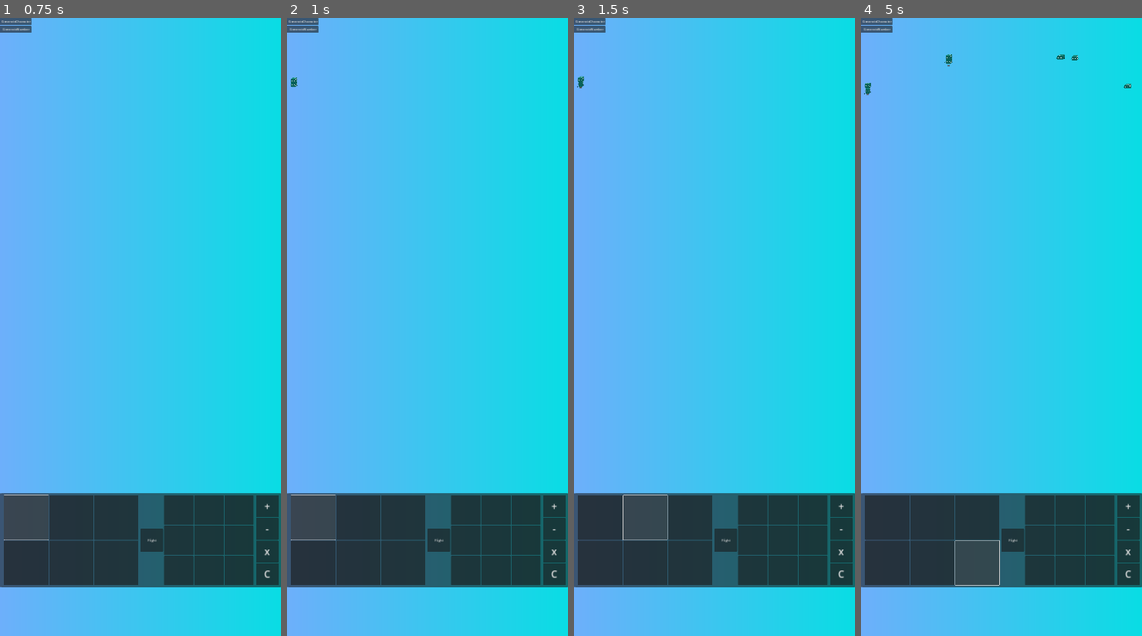
Above: before the commit, frames 1-4 (left to right).
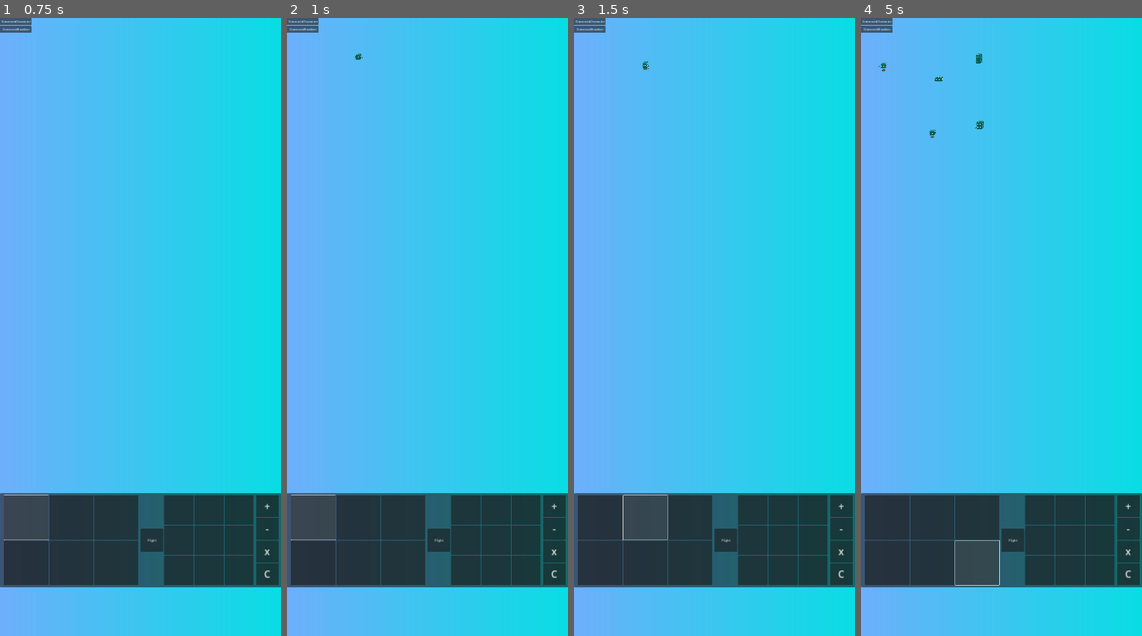
Above: after the commit, the same moments.

Repository: lst20082008/calculator
Game: Godot game, scene res://main.tscn
Same seed, same stepped clock (60 frames per second), same inputs: the game is played once before the commit and once after it. The engine's default icon, where the game draws it, is replaced by a stand-in: a white triangle on a blue panel in a dark square.
Inputs (mouse positions are in pixels of both pictures, inside the frame that each line leads up to):
- Up to frame 1 (0.75 s): click (25, 518) at 0.52 s
- Up to frame 2 (1 s): no input
- Up to frame 3 (1.5 s): click (644, 518) at 1.27 s
- Up to frame 4 (5 s): click (976, 518) at 2.02 s; click (886, 561) at 2.77 s; click (931, 561) at 3.52 s; click (976, 561) at 4.27 s

Frame 1 is identical in both runs. In frame 2, less than 0.1% of the frame differs, in the area x 1-27%, y 5-12%; in frame 3, less than 0.1%; in frame 4, 0.3%, in the area x 1-97%, y 5-20%.

Commit message:
1. bugfix     数字按钮以及技能按钮bug修复。同时现在没有默认选中功能，每次算术完成后需要重新选择。 2. Enemy Move&Attack     敌人现在会移动至城墙处并且攻击。 3. 新增城墙位置 4. 新增城墙血量，以及失败打印。 5. 新增技能策略     即技能释放位置

Diff:
--- a/GamePlayManager.gd
+++ b/GamePlayManager.gd
@@ -1,22 +1,22 @@
+class_name GamePlayManager
 extends Node
 
 @export var enemies: Array[PackedScene]
+@export var hp: int
 
 # Called when the node enters the scene tree for the first time.
 func _ready():
 	pass # Replace with function body.
 
-
 # Called every frame. 'delta' is the elapsed time since the previous frame.
 func _process(delta):
 	pass
 
-
 func _on_timer_timeout():
-	Generate_Enemy()
+	generate_enemy()
 	pass # Replace with function body.
 
-func Generate_Enemy():
+func generate_enemy():
 	var i = randi_range(0, enemies.size() - 1)
 	var new_enemy = enemies[i].instantiate()
 	var pos1 = $GeneratedPlace.get_point_position(0)
@@ -24,5 +24,35 @@
 	var x = randf_range(pos1.x, pos2.x)
 	var y = randf_range(pos1.y, pos2.y)
 	new_enemy.position = Vector2(x, y)
-	get_tree().current_scene.add_child(new_enemy)
+	get_tree().current_scene.find_child("Enemies").add_child(new_enemy)
 	pass
+
+func get_target_y():
+	print($WallPos.get_global_position()[1])
+	return $WallPos.get_global_position()[1]
+
+func get_damage(d):
+	hp = hp - d
+	if hp <= 0:
+		defeated()
+
+func defeated():
+	print("defeated")
+
+func victory():
+	print("victory")
+
+func find_skill_pos(strategy: Strategy.Strategy):
+	match strategy:
+		Strategy.Strategy.MostNear:
+			var enemies = get_tree().current_scene.find_child("Enemies").get_children()
+			var retval = null
+			for enemyNode in enemies:
+				if retval == null:
+					retval = enemyNode.position
+				else:
+					if enemyNode.position.y > retval.y:
+						retval = enemyNode.position
+			return retval
+		_:
+			return Vector2(0, 0)
--- a/Scripts/BottomPanelManageer.gd
+++ b/Scripts/BottomPanelManageer.gd
@@ -12,10 +12,9 @@
 
 # Called when the node enters the scene tree for the first time.
 func _ready():
-	sc.selected_changed.connect(_skill_changed)
-	nc.selected_changed.connect(_number_changed)
-	oc.selected_changed.connect(_operator_changed)
-
+	sc.item_clicked.connect(_skill_changed)
+	nc.item_clicked.connect(_number_changed)
+	oc.item_clicked.connect(_operator_changed)
 	selected_number = -1
 	selected_operator = null
 
@@ -28,11 +27,16 @@
 	nc._erase(selected_number_index)
 	selected_number = -1
 	selected_number_index = -1
-	get_tree().current_scene.add_child(skill.skillObject.instantiate())
+	var skillObject = skill.skillObject.instantiate()
+	skillObject.skill = skill
+	skillObject.targetPos = get_tree().current_scene.find_child("GamePlayManager").find_skill_pos(skill.skillStrategy)
+	get_tree().current_scene.add_child(skillObject)
 	print(skill)
 
 func _number_changed(num: int, idx: int):
 	var newNum: int
+	if idx == selected_number_index:
+		return
 	if selected_operator == null:
 		selected_number = num
 		selected_number_index = idx
@@ -53,8 +57,8 @@
 		print("and to update new num")
 		nc._erase(selected_number_index)
 		nc._update(idx, newNum)
-		selected_number = newNum
-		selected_number_index = idx
+		selected_number = -1
+		selected_number_index = -1
 		selected_operator = null
 	print(num)
 
--- a/Scripts/Enemy.gd
+++ b/Scripts/Enemy.gd
@@ -1,18 +1,46 @@
+class_name Enemy
 extends CharacterBody2D
 
-class_name Enemy
+@export var hp:int = 100
+@export var move_speed = 100
+@export var attack_range = 10
+@export var damage = 50
+@export var attack_cd = 2
+@export var move_rate = 1
 
-@export var hp:int = 100
-@export var move_speed = 10
+var canAttack:bool = true
+var targetY:int
+var timer:Timer
+var game_play_manager:GamePlayManager
 
 # Called when the node enters the scene tree for the first time.
 func _ready():
 	$AnimatedSprite2D.play("default")
-	pass # Replace with function body.
+	# setup timer
+	timer = Timer.new()
+	timer.wait_time = attack_cd
+	timer.one_shot = true
+	timer.connect("timeout", func(): canAttack = true)
+	add_child(timer)
+
+	# we need to get targetY here
+	game_play_manager = get_tree().current_scene.find_child("GamePlayManager")
+	targetY = game_play_manager.get_target_y()
 
 
 # Called every frame. 'delta' is the elapsed time since the previous frame.
 func _process(delta):
-	velocity = Vector2.UP * -1 * move_speed
-	move_and_slide()
-	pass
+	if (get_global_position()[1] + attack_range) >= targetY:
+		if canAttack:
+			# attack here
+			# $AnimatedSprite2D.play("attack")
+			# damage hp
+			print("attack")
+			game_play_manager.get_damage(damage)
+			canAttack = false
+			timer.start()
+			pass
+	else:
+		velocity = Vector2.UP * -1 * move_speed * move_rate
+		move_and_slide()
+		pass
--- a/Scripts/Resource/Character.gd
+++ b/Scripts/Resource/Character.gd
@@ -1,5 +1,5 @@
+class_name Character
 extends Resource
-class_name Character
 
 @export var hp : int
 @export var attack : int
--- a/Scripts/Resource/Skill.gd
+++ b/Scripts/Resource/Skill.gd
@@ -1,6 +1,7 @@
+class_name Skill
 extends Resource
-class_name Skill
 
 @export var sp : int
 @export var img : Texture2D
 @export var skillObject : PackedScene
+@export var skillStrategy : Strategy.Strategy
--- /dev/null
+++ b/Scripts/Strategy.gd
@@ -0,0 +1,7 @@
+class_name Strategy
+extends Node2D
+
+enum Strategy {
+	MostNear,
+	MostDense,
+}
--- a/Scripts/UI/BaseClickableGridContainer.gd
+++ b/Scripts/UI/BaseClickableGridContainer.gd
@@ -1,11 +1,11 @@
+class_name BaseClickableGridContainer
 extends GridContainer
-
-class_name BaseClickableGridContainer
 
 @export var grid_num: int
 @export var buttonType: PackedScene
 
 signal selected_changed(current_selected_data, current_selected_index)
+signal item_clicked(current_selected_data, current_selected_index)
 
 var selected_n: int
 var data_list: Array = []
@@ -15,6 +15,7 @@
 	_clear()
 
 func _button_n_pressed(n):
+	item_clicked.emit(_get_data(n), n)
 	if selected_n != n:
 		selected_n = n
 		selected_changed.emit(_get_selected_data(), n)
@@ -76,6 +77,11 @@
 		return null
 	return data_list[selected_n]
 
+func _get_data(idx):
+	if idx >= grid_num || idx == -1:
+		return null
+	return data_list[idx]
+
 func _get_item(i: int):
 	if i >= grid_num || i <= -1:
 		return null
--- a/Scripts/UI/CharacterGridContainer.gd
+++ b/Scripts/UI/CharacterGridContainer.gd
@@ -1,6 +1,5 @@
+class_name CharacterGridContainer
 extends BaseClickableGridContainer
-
-class_name CharacterGridContainer
 
 # Called when the node enters the scene tree for the first time.
 func _ready():
--- a/Scripts/UI/NumberGridContainer.gd
+++ b/Scripts/UI/NumberGridContainer.gd
@@ -1,6 +1,5 @@
+class_name NumberGridContainer
 extends BaseClickableGridContainer
-
-class_name NumberGridContainer
 
 func _ready():
 	_clear()
--- a/Scripts/UI/SkillGridContainer.gd
+++ b/Scripts/UI/SkillGridContainer.gd
@@ -1,6 +1,5 @@
+class_name SkillGridContainer
 extends BaseClickableGridContainer
-
-class_name SkillGridContainer
 
 # Called when the node enters the scene tree for the first time.
 func _ready():
--- a/Scripts/skill/Skill1.gd
+++ b/Scripts/skill/Skill1.gd
@@ -1,9 +1,10 @@
-extends Node2D
-
+extends SkillBase
 
 # Called when the node enters the scene tree for the first time.
 func _ready():
 	print("skill1!!!!")
+	print(skill)
+	print(targetPos)
 	pass # Replace with function body.
 
 
--- a/Scripts/skill/Skill2.gd
+++ b/Scripts/skill/Skill2.gd
@@ -1,4 +1,4 @@
-extends Node2D
+extends SkillBase
 
 
 # Called when the node enters the scene tree for the first time.
--- /dev/null
+++ b/Scripts/skill/SkillBase.gd
@@ -0,0 +1,5 @@
+class_name SkillBase
+extends Node2D
+
+var skill: Skill
+var targetPos: Vector2
--- a/Scripts/skill/skill3.gd
+++ b/Scripts/skill/skill3.gd
@@ -1,4 +1,4 @@
-extends Node2D
+extends SkillBase
 
 
 # Called when the node enters the scene tree for the first time.
--- a/main.tscn
+++ b/main.tscn
@@ -132,6 +132,7 @@
 [node name="GamePlayManager" type="Node" parent="."]
 script = ExtResource("9_6ofbr")
 enemies = Array[PackedScene]([ExtResource("10_jntnw"), ExtResource("11_6xrsl")])
+hp = 100
 
 [node name="Timer" type="Timer" parent="GamePlayManager"]
 autostart = true
@@ -140,7 +141,12 @@
 points = PackedVector2Array(31, 28, 1402, 364)
 default_color = Color(1, 1, 1, 0)
 
+[node name="WallPos" type="Node2D" parent="GamePlayManager"]
+position = Vector2(736, 2372)
+
 [node name="skill3" parent="." instance=ExtResource("12_1fgx5")]
+
+[node name="Enemies" type="Node2D" parent="."]
 
 [connection signal="pressed" from="CanvasLayer/TestContainer/Button" to="CanvasLayer/AspectRatioContainer/PanelContainer" method="Test_GenCharacter"]
 [connection signal="pressed" from="CanvasLayer/TestContainer/Button2" to="CanvasLayer/AspectRatioContainer/PanelContainer" method="Test_GenNumbers"]
--- a/prefabs/Skill/skill1.tscn
+++ b/prefabs/Skill/skill1.tscn
@@ -1,6 +1,15 @@
-[gd_scene load_steps=2 format=3 uid="uid://bekneoer1qpw7"]
+[gd_scene load_steps=4 format=3 uid="uid://bekneoer1qpw7"]
 
 [ext_resource type="Script" path="res://Scripts/skill/Skill1.gd" id="1_unx23"]
 
+[sub_resource type="Gradient" id="Gradient_u2obo"]
+
+[sub_resource type="GradientTexture2D" id="GradientTexture2D_k5ov7"]
+gradient = SubResource("Gradient_u2obo")
+fill_from = Vector2(0.504274, 0.5)
+
 [node name="Skill" type="Node2D"]
 script = ExtResource("1_unx23")
+
+[node name="Sprite2D" type="Sprite2D" parent="."]
+texture = SubResource("GradientTexture2D_k5ov7")
--- a/skills_res/skill2.tres
+++ b/skills_res/skill2.tres
@@ -9,3 +9,4 @@
 sp = 5
 img = ExtResource("1_xsbmy")
 skillObject = ExtResource("3_7syjk")
+skillStrategy = 0
--- a/skills_res/skill3.tres
+++ b/skills_res/skill3.tres
@@ -9,3 +9,4 @@
 sp = 7
 img = ExtResource("1_kp3ui")
 skillObject = ExtResource("3_qtwcf")
+skillStrategy = 0
Not shown, added: Asserts/images/Monster_1a-Sheet.png.import
Not shown, added: Asserts/images/Monster_1b-Sheet.png.import
Not shown, added: Asserts/images/Monster_1c-Sheet.png.import
Not shown, added: Asserts/images/Monster_2a-Sheet.png.import
Not shown, added: Asserts/images/Monster_3a-Sheet.png.import
Not shown, changed: build/calculator.apk
Not shown, changed: build/calculator.apk.idsig
